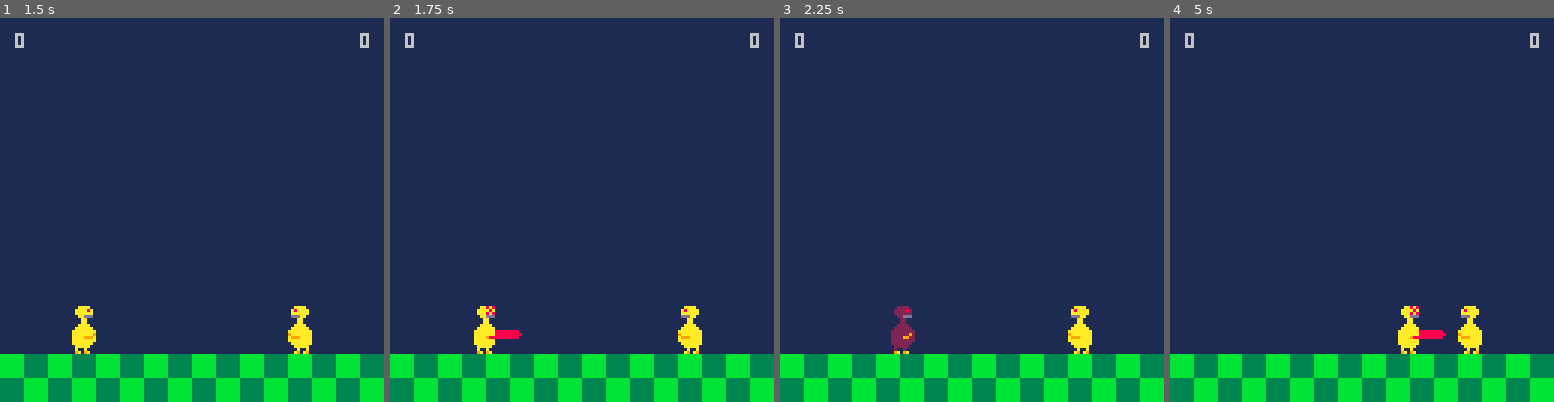
Above: before the commit, frames 1-4 (left to right).
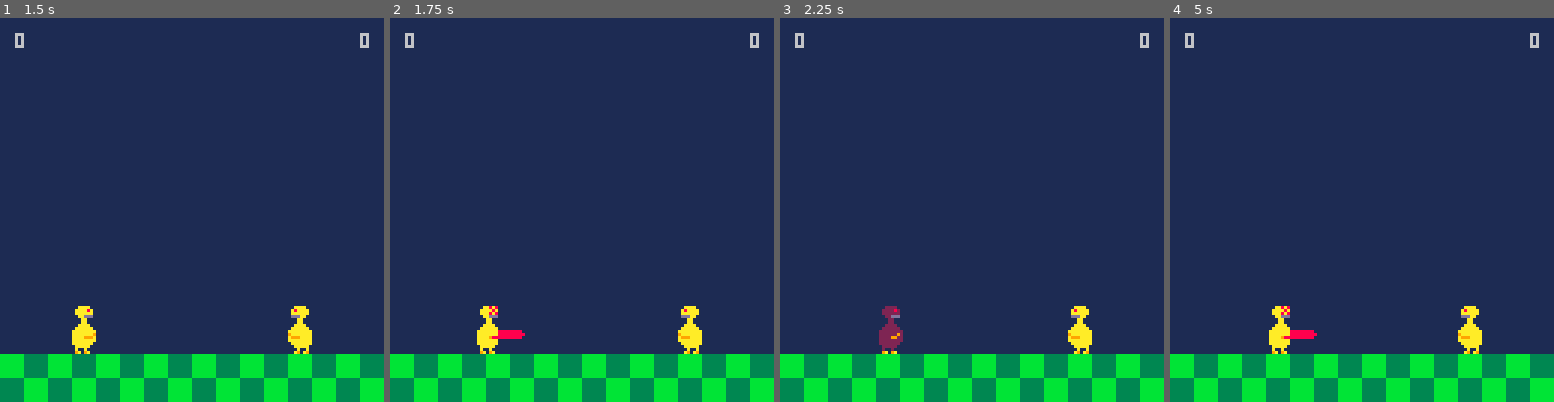
Above: after the commit, the same moments.

Repository: davidjtferguson/dancejab
Game: PICO-8 cartridge jab.p8
Two runs of this game, one before a commit and one after it. Both use one fixed random seed, a clock stepped at 60 frames per second and the inputs below.
Inputs:
- Up to frame 1 (1.5 s): tap X (X key) at 0.33, 1.07 s; tap O (Z key) at 0.7 s
- Up to frame 2 (1.75 s): hold Right from 1.6 s (still down); tap O (Z key) at 1.7 s
- Up to frame 3 (2.25 s): tap X (X key) at 1.85 s; release Right at 2.1 s; tap O (Z key) at 2.1 s
- Up to frame 4 (5 s): hold Right 2.47-3.03 s; tap O (Z key) every 0.4 s from 2.5 to 4.9 s; tap X (X key) at 2.97, 4.08 s; hold Left 3.08-3.58 s; hold Right 4.02-4.68 s

Frame 1 is identical in both runs. In frame 2, 0.3% of the frame differs, in the area x 21-36%, y 75-88%; in frame 3, 0.7%; in frame 4, 1.3%, in the area x 25-72%, y 75-88%.

Commit message:
minor tweaks. reverted to numbers I like

Diff:
--- a/jab.p8
+++ b/jab.p8
@@ -13,14 +13,14 @@
 
   --how long each action lasts
   -- in frames at 60fps
-  rollframes=5,
-  jabframes=20,
-  jablagframes=12,
+  rollframes=9,
+  jabframes=6,
+  jablagframes=27,
 
   --movement limits
   -- in pixels/frame
-  xacc=0.2,
-  xmaxvel=.5,
+  xacc=0.15,
+  xmaxvel=1.3,
   xrollmaxvel=2,
 
   --xvel is multiplied by this
@@ -46,9 +46,8 @@
   x=x,
   xvel=0,
   y=96,
-  s=2,
+  s=4,
   flipped=flipped,
-  --start stopped
   state="start",
   statetimer=90,
  }
@@ -133,9 +131,8 @@
  for box in all(hitboxes) do
   if box.pno!=av.no then
    if aabbcollision(av,box) then
-    --reset game
+    --score update
     if av.no==0 then
-     test="hit"
      p2.score+=1
 
      if p2.score==firstto then
@@ -161,7 +158,9 @@
  end
 
  if av.state=="none" then
-
+  --check for winner
+  -- (after round end pause)
+  -- and hard reset
   if av.score==firstto then
    _init()
   end
@@ -289,7 +288,7 @@
  print(p1.score,5,5)
  print(p2.score,120,5)
 
- print(test,0,0)
+ print(test,30,64)
 end
 
 --only tested in x axis
